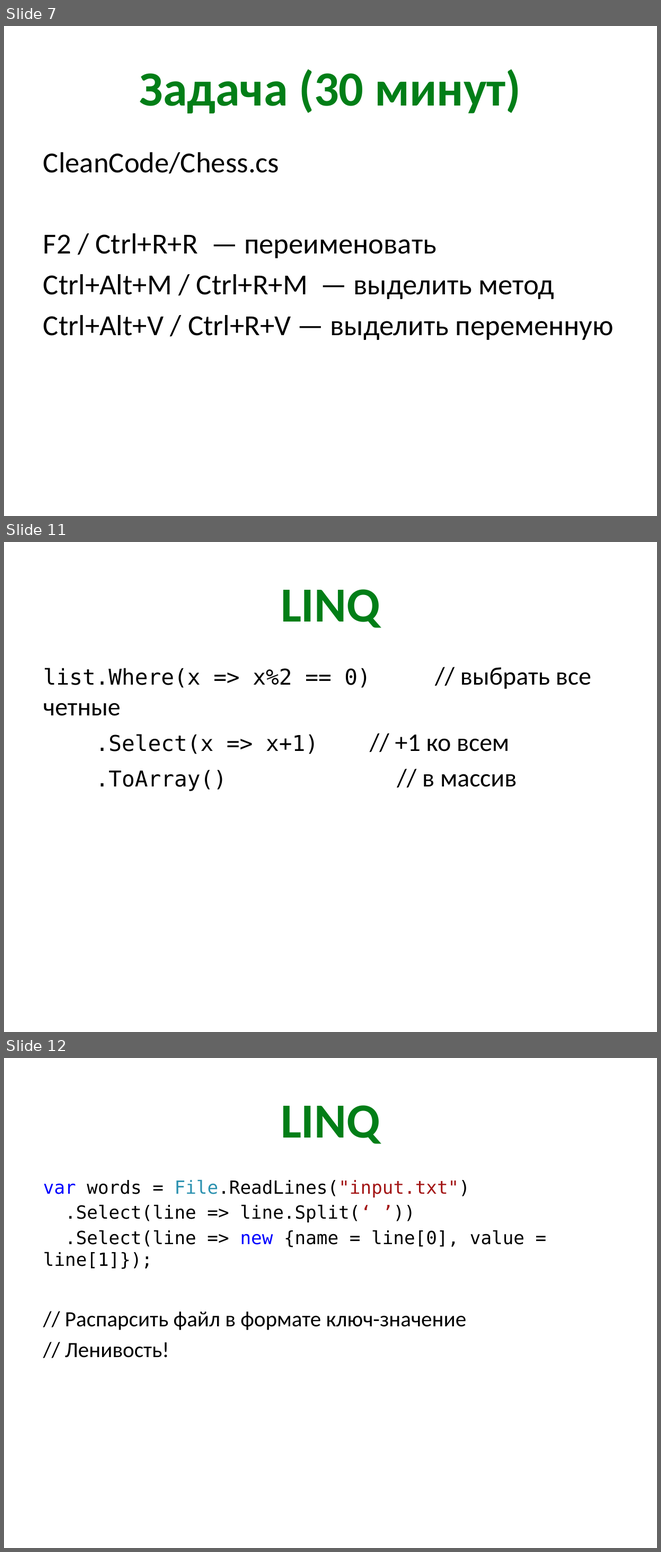
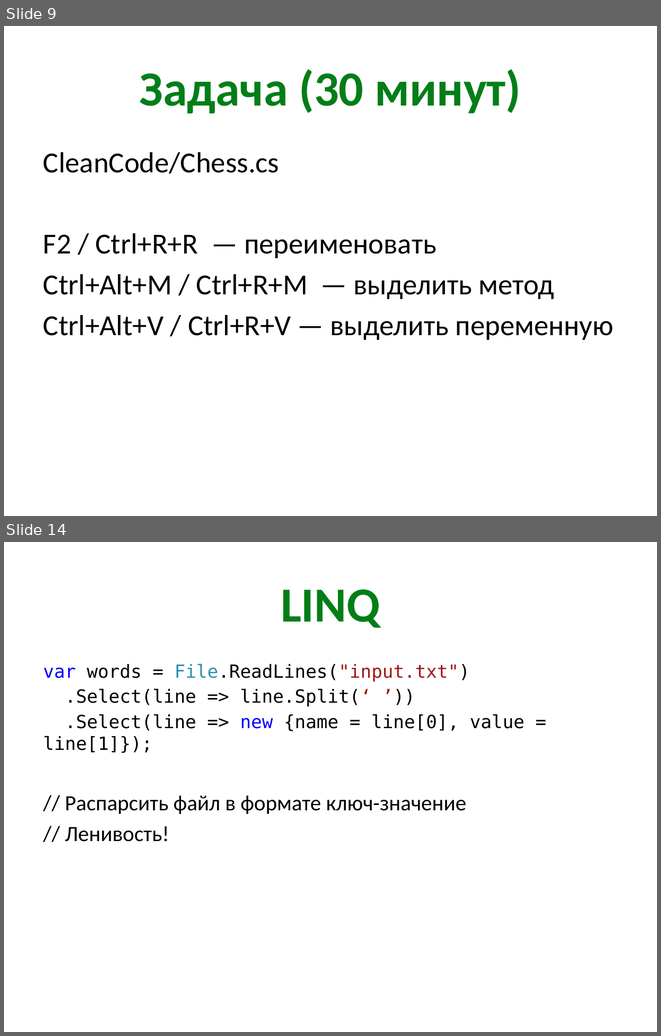
Before and after one commit to kontur-kampus-2015i/kontur-kampus, a slide deck: 1-CodeQuality/quality-slides.pptx. Shown one above the other, each under a label of ours: slides 7, 11 and 12 before the commit, slides 9 and 14 after it; the slides between them are not shown. The pictures are 661x1552 and 661x1036 pixels, drawn with LibreOffice and Linux fonts; fonts in the diff are those of the drawing. Boxes give left, top, right and bottom in pixels: in the first picture for what was removed or moved away, otherwise in the second. Text is boxed around its words. In the diff, an @@ line names an element or a change of style, - is before the commit and + after.

```diff
--- a/1-CodeQuality/quality-slides.pptx
+++ b/1-CodeQuality/quality-slides.pptx
@@ slide 11 removed at <box>4,542,657,1032</box>, background #FFFFFF @@
@@ title removed at <box>281,589,380,628</box> @@
-LINQ
@@ text removed at <box>43,668,517,787</box> @@
-list.Where(x => x%2 == 0) // выбрать все четные
-.Select(x => x+1) // +1 ко всем
-.ToArray() // в массив
@@ what was slide 7 is now slide 9 @@
@@ what was slide 12 is now slide 14 @@
```
Also in this commit, not shown: 5 slides changed, 3 slides added, 7 other files.
